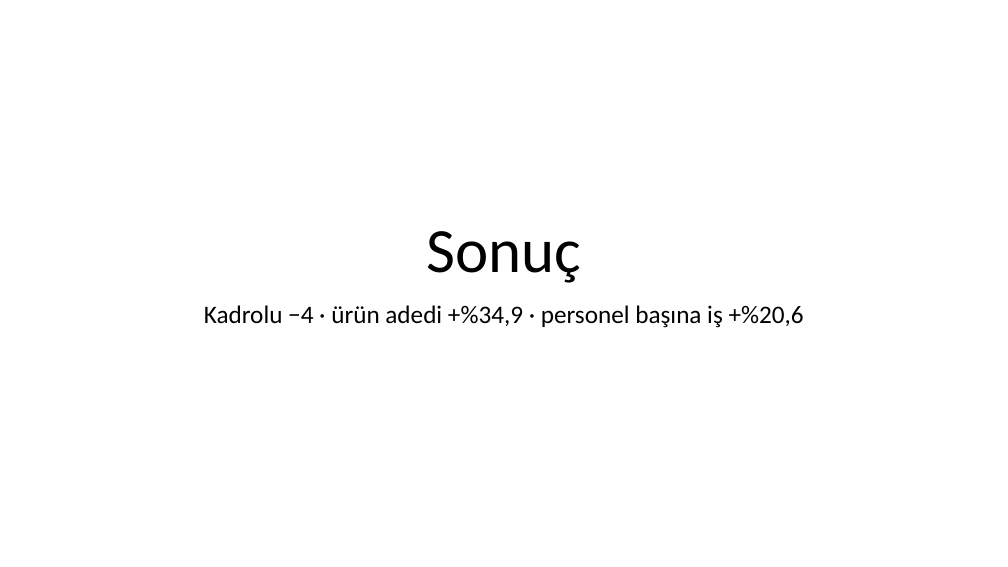
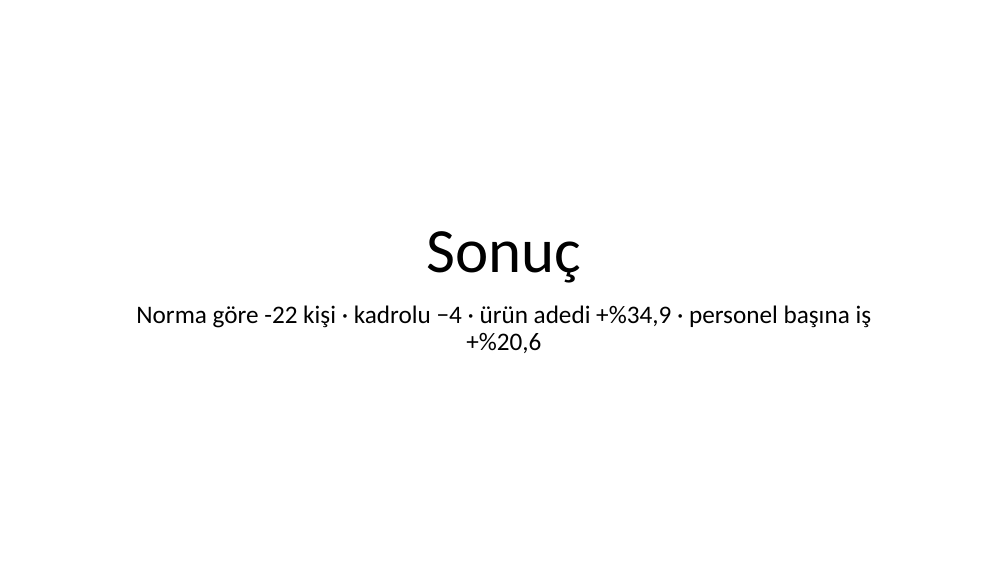
Before and after one commit to fikrierenn/pusula, a slide deck: slide 20 of briefings/sezon-kadro-20260902/sunum-kadro-sezon2026.pptx (slide 19 before the commit). Drawn at 1008x567 pixels with LibreOffice and Linux fonts; fonts in the diff are those of the drawing; background and template pictures are left out. Boxes give left, top, right and bottom in pixels: in the first picture for what was removed or moved away, otherwise in the second. Text is boxed around its words. In the diff, an @@ line names an element or a change of style, - is before the commit and + after.

```diff
--- a/briefings/sezon-kadro-20260902/sunum-kadro-sezon2026.pptx
+++ b/briefings/sezon-kadro-20260902/sunum-kadro-sezon2026.pptx
@@ subtitle at [136, 305, 872, 353]: text changed @@
-Kadrolu −4 · ürün adedi +%34,9 · personel başına iş +%20,6
+Norma göre -22 kişi · kadrolu −4 · ürün adedi +%34,9 · personel başına iş +%20,6
```
Also in this commit, not shown: 4 other slides changed, 1 slide added, 2 other files.
